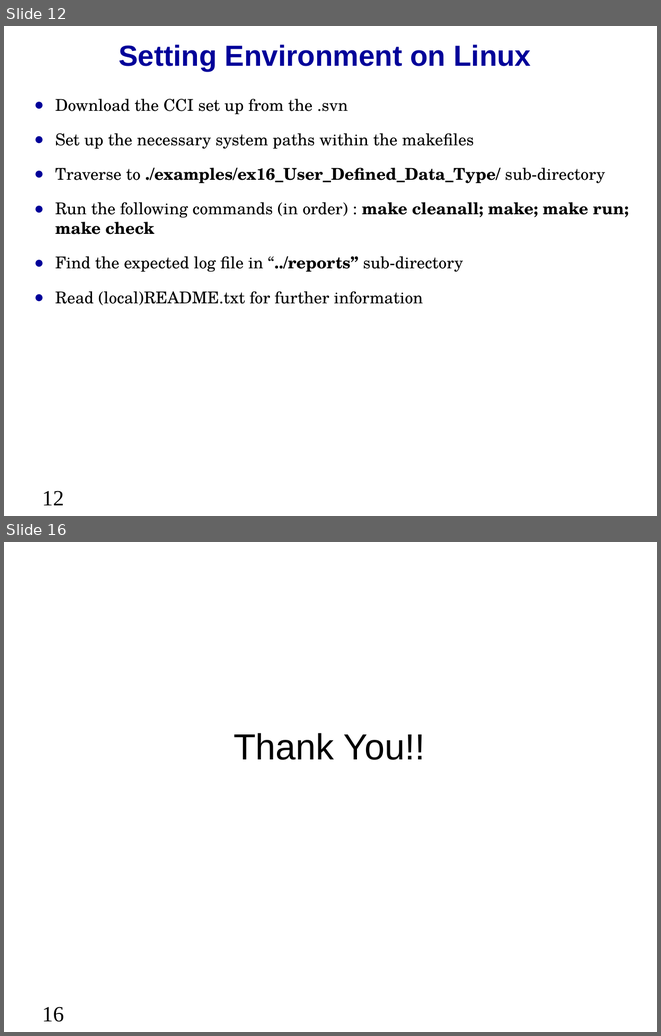
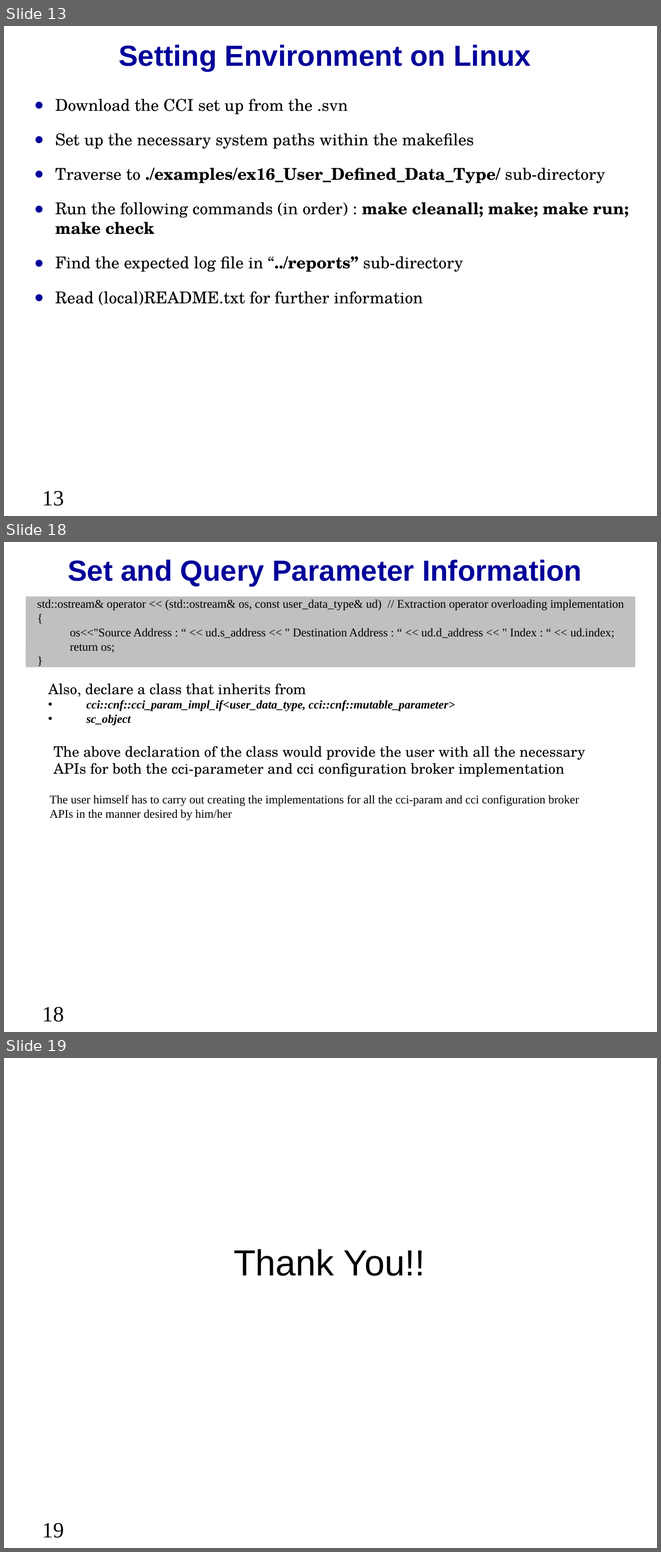
Before and after one commit to accellera-official/cci, a slide deck: examples/ex16_User_Defined_Data_Type/docs/ex16_User_Defined_Data_Type.ppt. Shown one above the other, each under a label of ours: slides 12 and 16 before the commit, slides 13, 18 and 19 after it; the slides between them are not shown. The pictures are 661x1036 and 661x1552 pixels, drawn with LibreOffice and Linux fonts; fonts in the diff are those of the drawing; background and template pictures are left out. Boxes give left, top, right and bottom in pixels: in the first picture for what was removed or moved away, otherwise in the second. Text is boxed around its words. In the diff, an @@ line names an element or a change of style, - is before the commit and + after.

```diff
--- a/examples/ex16_User_Defined_Data_Type/docs/ex16_User_Defined_Data_Type.ppt
+++ b/examples/ex16_User_Defined_Data_Type/docs/ex16_User_Defined_Data_Type.ppt
@@ slide 18 added at (4,542,657,1032), background picture (left out) @@
@@ text added at (68,559,582,586), 32 pt, text #000099, bold @@
+Set and Query Parameter Information
@@ rounded rectangle added at (26,596,635,667), fill #C0C0C0, 13 pt, text #000000 @@
+std::ostream& operator << (std::ostream& os, const user_data_type& ud) // Extraction operator overloading implementation
+{
+os<<"Source Address : “ << ud.s_address << " Destination Address : “ << ud.d_address << " Index : “ << ud.index;
+return os;
+}
@@ text added at (48,684,455,725), 13 pt, text #000000, bold, italic @@
+Also, declare a class that inherits from
+• cci::cnf::cci_param_impl_if<user_data_type, cci::cnf::mutable_parameter>
+• sc_object
@@ text added at (53,746,585,777), 16 pt, text #000000 @@
+The above declaration of the class would provide the user with all the necessary APIs for both the cci-parameter and cci configuration broker implementation
@@ text added at (50,795,579,820), 13 pt, text #000000 @@
+The user himself has to carry out creating the implementations for all the cci-param and cci configuration broker APIs in the manner desired by him/her
@@ page number added at (42,1006,64,1022), 24 pt, text #000000 @@
+18
@@ what was slide 12 is now slide 13 @@
@@ page number at (42,490,64,506): text changed @@
-12
+13
@@ what was slide 16 is now slide 19 @@
@@ page number at (42,1522,64,1538): text changed @@
-16
+19
```
Also in this commit, not shown: 10 slides changed, 3 other slides added, 1 slide removed, 35 other files.
